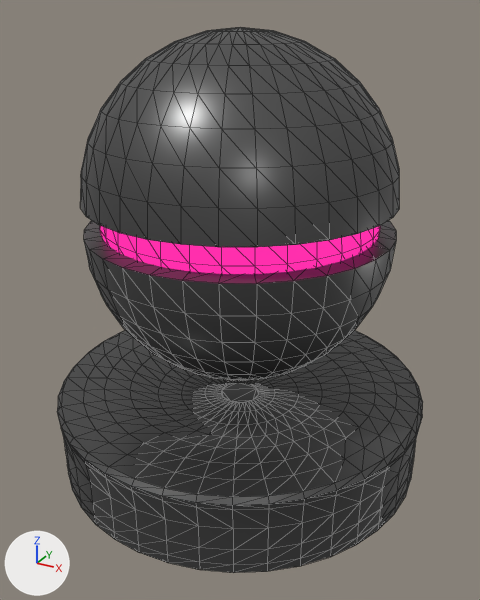
Before and after pictures for a commit that changed the glTF model assets/models/units/shockwave.glb.
Before and after are seen from a 50 mm camera at (0.773, -1.406, 1.155) aimed at (0.019, -0.034, 0.469). Lighting does not change. The marker at lower left points along +X, +Y and +Z. Mesh edges are drawn as thin lines. Where no turn or scale is listed for an object, it has been applied to the vertices. Vertices at the same position are counted once.

The scene before the commit, as lines of its bpy script (objects in view):
```python
me_sphere = bpy.data.meshes.new('Sphere')
me_sphere.from_pydata(...)  # 514 vertices, 1024 faces; spans x -0.384..0.384, y -0.384..0.384, z -0.384..0.006
me_sphere.materials.append(mat_material_003)  # dark grey #626262
me_sphere_001 = bpy.data.meshes.new('Sphere.001')
me_sphere_001.from_pydata(...)  # a UV sphere (32 segments, 16 rings, poles along z) spanning x -0.345..0.345, y -0.345..0.345, z -0.345..0.345
me_sphere_001.materials.append(mat_material_002)  # black #000000
me_sphere_002 = bpy.data.meshes.new('Sphere.002')
me_sphere_002.from_pydata(...)  # 514 vertices, 1024 faces; spans x -0.384..0.384, y -0.384..0.384, z -0.006..0.384
me_sphere_002.materials.append(mat_material_003)  # dark grey #626262
ob_bottom_cap = bpy.data.objects.new('Bottom Cap', me_sphere)
ob_bottom_cap.location = (0.0, 0.0, 0.655)
ob_sphere = bpy.data.objects.new('Sphere', me_sphere_001)
ob_sphere.location = (0.0, 0.0, 0.677)
ob_top_cap = bpy.data.objects.new('Top Cap', me_sphere_002)
ob_top_cap.location = (0.0, 0.0, 0.731)
# also in view: 'Base' at (0.0, 0.0, 0.105)
```
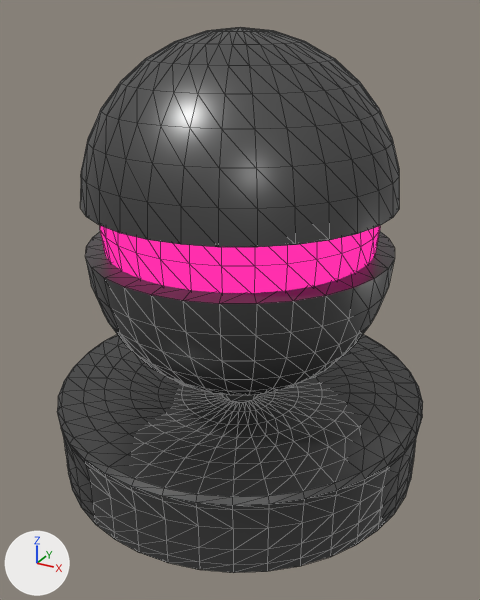
Commit message: bobble shockwave turrets

Pixel boxes [x1, y1, x2, y2] of what changed, in the pictures (480 x 600 px):
'Bottom Cap', moved
    before: [84, 220, 396, 380]
    after: [85, 232, 395, 396]

The change, as a list of edits to the scene's bpy script:
```text
Change me_sphere:
    where me_sphere.from_pydata(...)  # 514 vertices, 1024 faces; spans x -0.384..0.384, y -0.384..0.384, z -0.384..0.006
    used by ob_bottom_cap; location = (0.0, 0.0, 0.655)
    me_sphere part 1: the whole mesh is moved by (0.0, 0.0, -0.065)
Change ob_bottom_cap:
    ob_bottom_cap.location: (0.0, 0.0, 0.655) -> (0.0, 0.0, 0.677)
```
